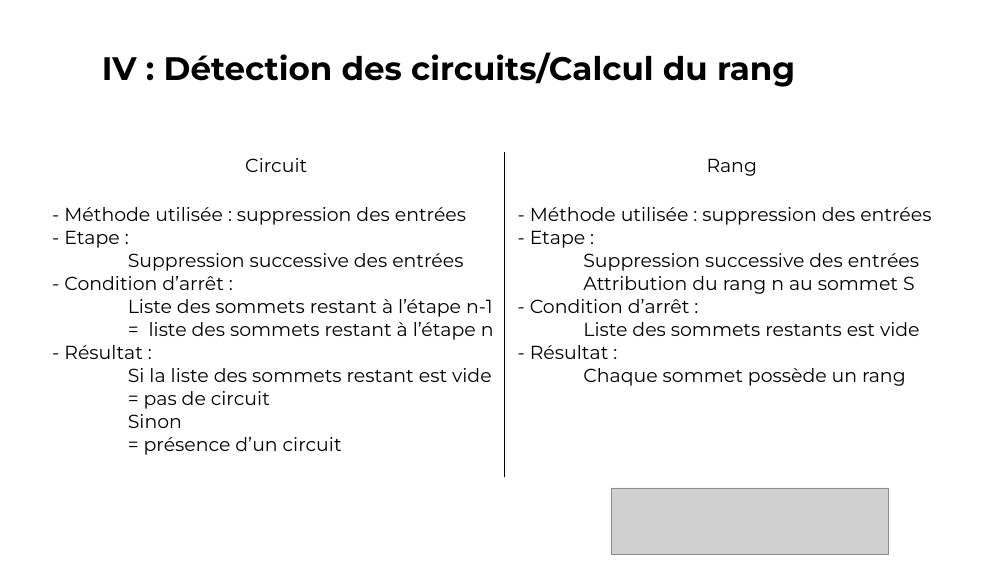
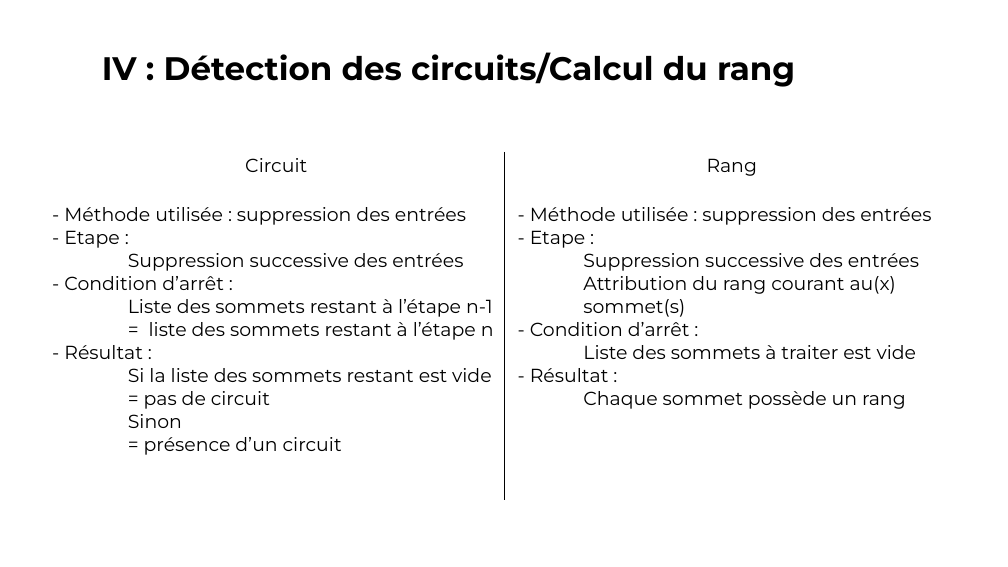
Before and after one commit to vincentdbs/ProjetTheorieDesGraphes, a slide deck: slide 8 of A4_Presentation.pptx. Drawn at 1008x567 pixels with LibreOffice and Linux fonts; fonts in the diff are those of the drawing; grey boxes stand for pictures. Boxes give left, top, right and bottom in pixels: in the first picture for what was removed or moved away, otherwise in the second. Text is boxed around its words. In the diff, an @@ line names an element or a change of style, - is before the commit and + after.

Commit message:
ppt rang

```diff
--- a/A4_Presentation.pptx
+++ b/A4_Presentation.pptx
@@ table at bbox=[48, 152, 959, 500] @@
-row 2, column 2: - Méthode utilisée : suppression des entrées / - Etape : / Suppression successive des entrées / Attribution du rang n au sommet S / - Condition d’arrêt : / Liste des sommets restants est vide / - Résultat : / Chaque sommet possède un rang
+row 2, column 2: - Méthode utilisée : suppression des entrées / - Etape : / Suppression successive des entrées / Attribution du rang courant au(x) sommet(s) / - Condition d’arrêt : / Liste des sommets à traiter est vide / - Résultat : / Chaque sommet possède un rang
@@ picture removed at bbox=[612, 488, 888, 554] @@
```
Also in this commit, not shown: 5 other slides changed.
